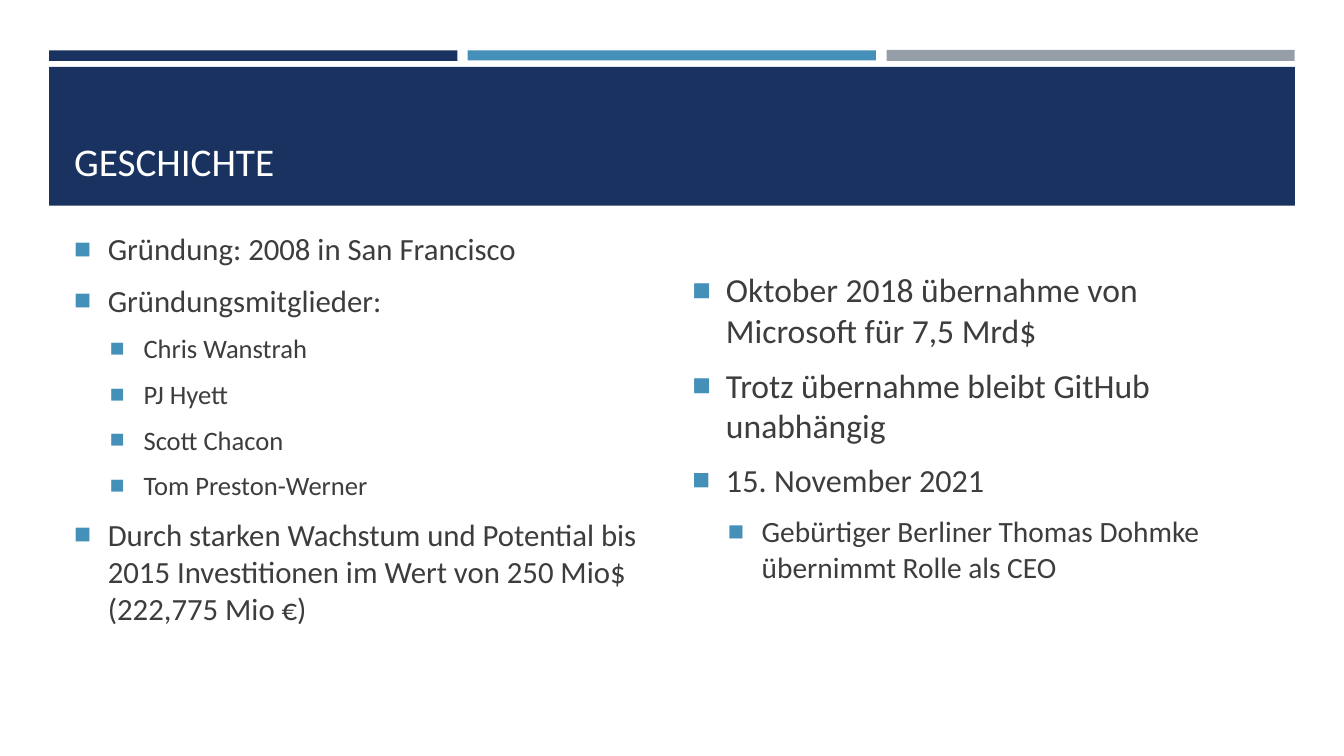
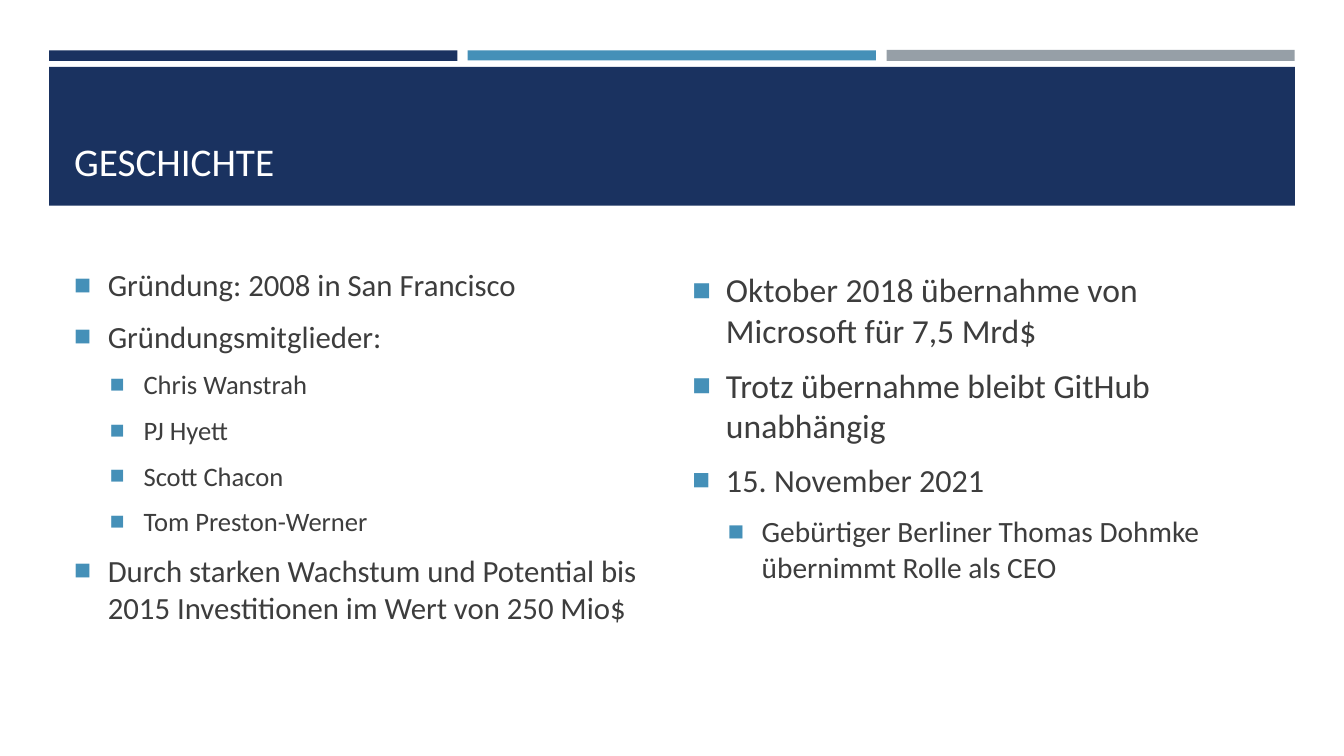
Before and after one commit to HaunBa/Berufsschule-Linz-2, a slide deck: slide 2 of 3aAPC/DUK/Github.pptx. Drawn at 1344x756 pixels with LibreOffice and Linux fonts; fonts in the diff are those of the drawing. Boxes give left, top, right and bottom in pixels: in the first picture for what was removed or moved away, otherwise in the second. Text is boxed around its words. In the diff, an @@ line names an element or a change of style, - is before the commit and + after.

```diff
--- a/3aAPC/DUK/Github.pptx
+++ b/3aAPC/DUK/Github.pptx
@@ text at (x1=108, y1=560, x2=636, y2=623): text changed @@
-■ Durch starken Wachstum und Potential bis 2015 Investitionen im Wert von 250 Mio$ (222,775 Mio €)
+■ Durch starken Wachstum und Potential bis 2015 Investitionen im Wert von 250 Mio$
```
